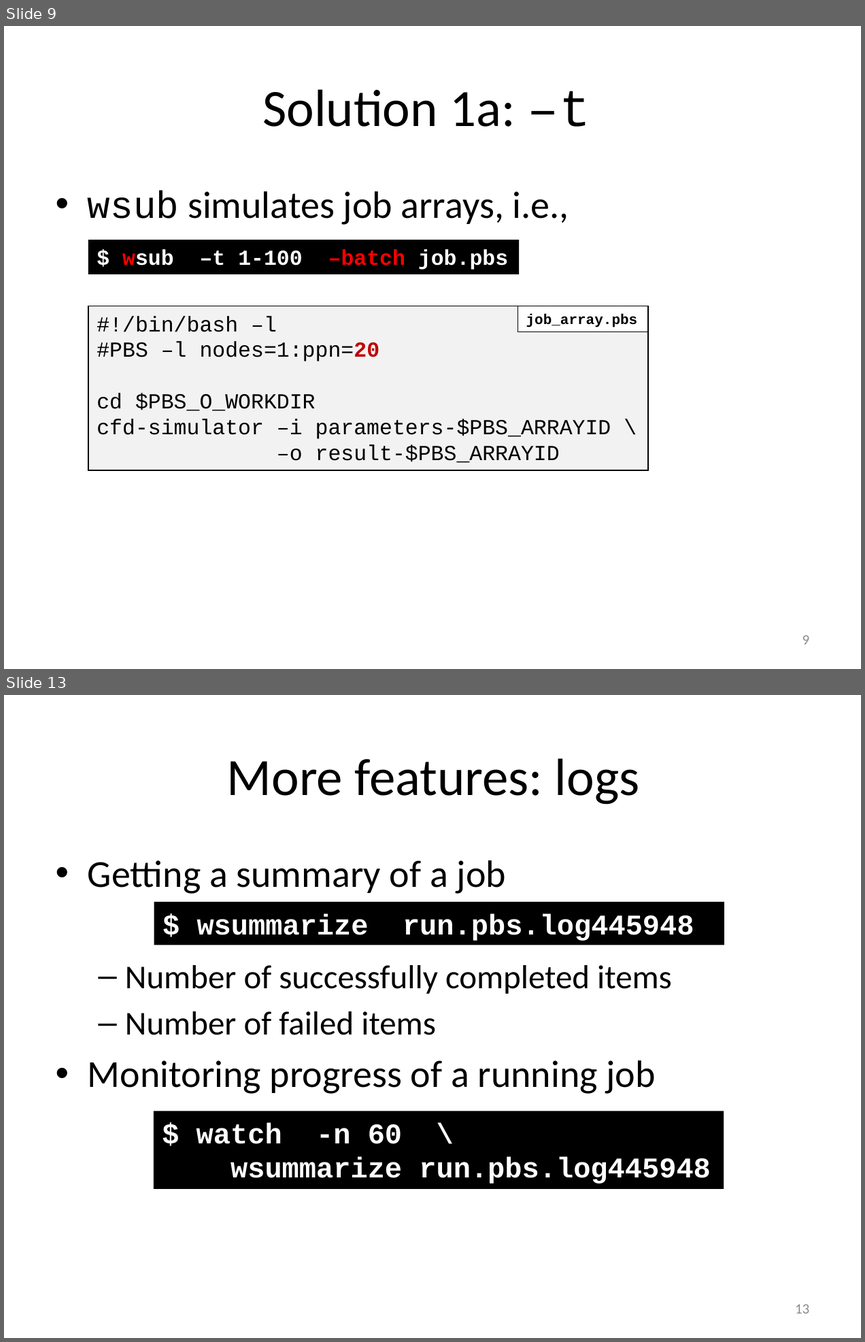
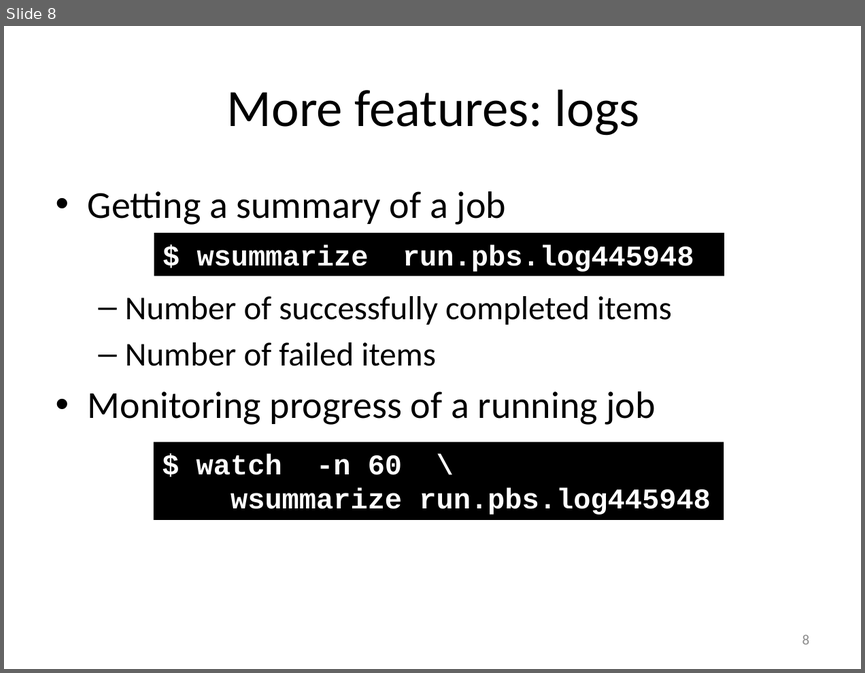
Before and after one commit to gjbex/atools, a slide deck: atools.pptx. Shown one above the other, each under a label of ours: slides 9 and 13 before the commit, slide 8 after it; the slides between them are not shown. The pictures are 865x1342 and 865x673 pixels, drawn with LibreOffice and Linux fonts; fonts in the diff are those of the drawing. Boxes give left, top, right and bottom in pixels: in the first picture for what was removed or moved away, otherwise in the second. Text is boxed around its words. In the diff, an @@ line names an element or a change of style, - is before the commit and + after.

```diff
--- a/atools.pptx
+++ b/atools.pptx
@@ slide 9 removed at [4,26,861,669], background #FFFFFF @@
@@ title removed at [262,89,590,127] @@
-Solution 1a: –t
@@ text removed at [88,191,569,225] @@
-• wsub simulates job arrays, i.e.,
@@ rectangle removed at [88,240,519,274] @@
-$ wsub –t 1-100 –batch job.pbs
@@ rectangle removed at [88,306,647,471] @@
-#!/bin/bash –l
-#PBS –l nodes=1:ppn=20
-cd $PBS_O_WORKDIR
-cfd-simulator –i parameters-$PBS_ARRAYID \
-–o result-$PBS_ARRAYID
@@ rectangle removed at [517,306,647,332] @@
-job_array.pbs
@@ page number removed at [802,635,810,644] @@
-9
@@ what was slide 13 is now slide 8 @@
@@ page number at [802,635,810,644]: text changed @@
-13
+8
```
Also in this commit, not shown: 9 slides changed, 4 slides added, 9 other slides removed.
